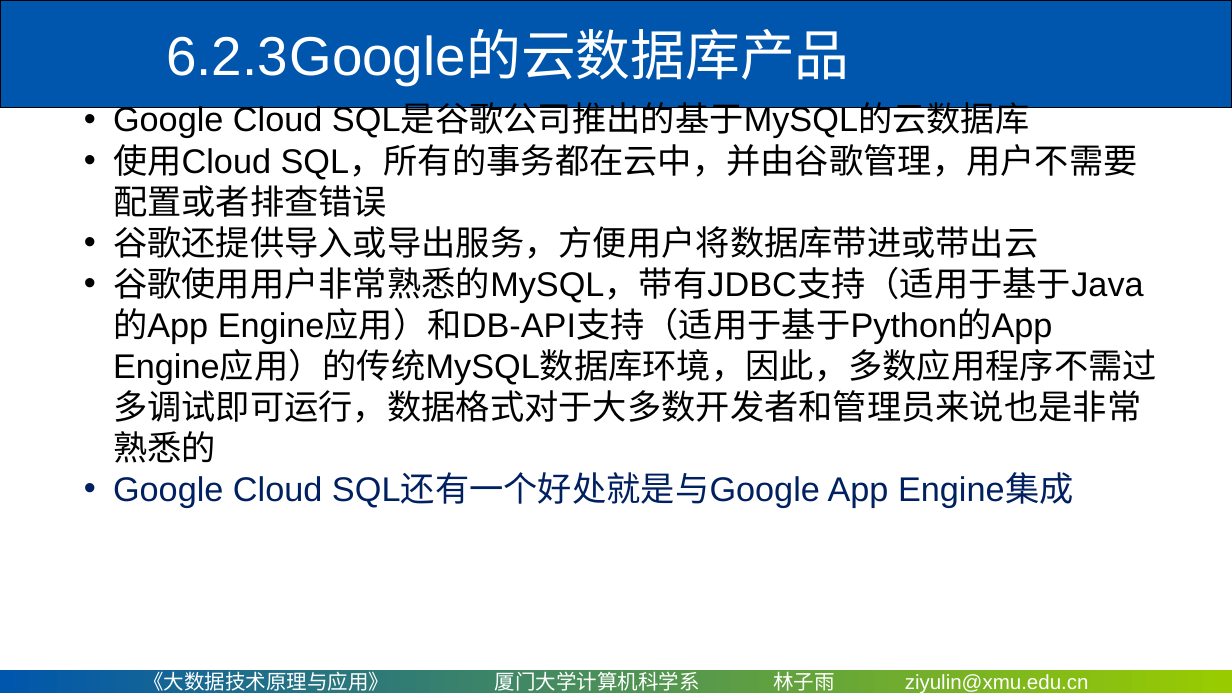
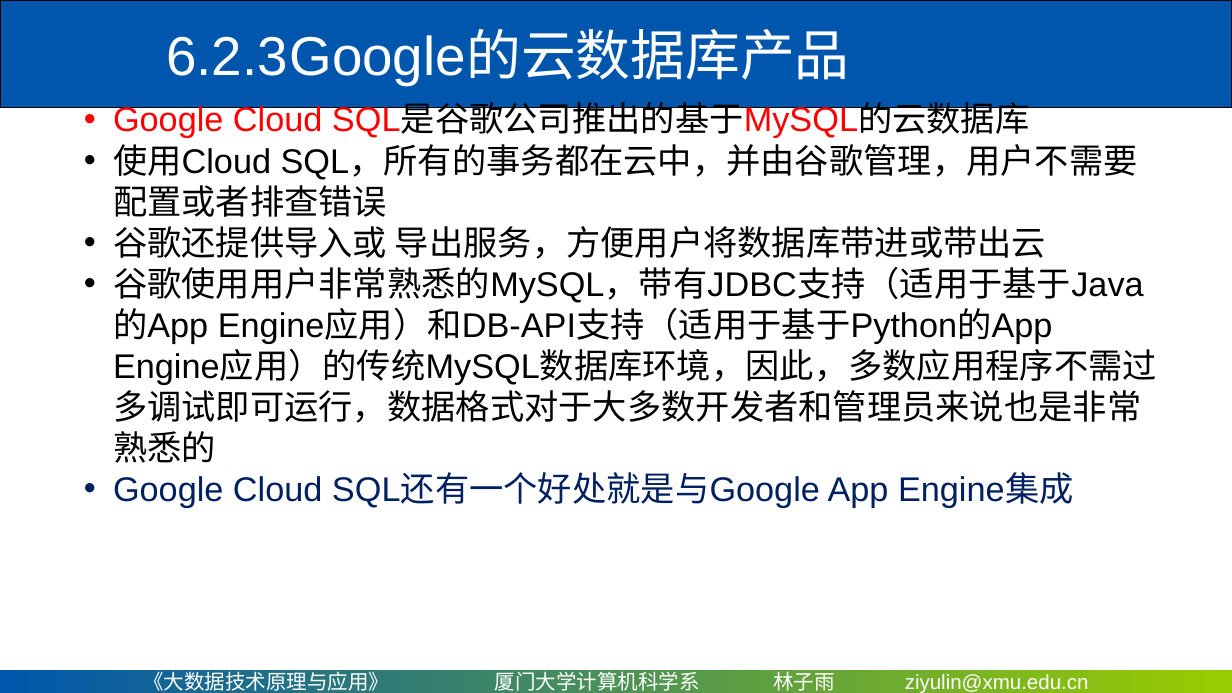
Before and after one commit to ly2010dd/courses_repo, a slide deck: slide 12 of PPT/Chapter6-厦门大学-林子雨-大数据技术原理与应用-第六章-云数据库（网易云课堂）.ppt. Drawn at 1232x693 pixels with LibreOffice and Linux fonts; fonts in the diff are those of the drawing; background and template pictures are left out. Boxes give left, top, right and bottom in pixels: in the first picture for what was removed or moved away, otherwise in the second. Text is boxed around its words. In the diff, an @@ line names an element or a change of style, - is before the commit and + after.

Commit message:
ppt modify

```diff
--- a/PPT/Chapter6-厦门大学-林子雨-大数据技术原理与应用-第六章-云数据库（网易云课堂）.ppt
+++ b/PPT/Chapter6-厦门大学-林子雨-大数据技术原理与应用-第六章-云数据库（网易云课堂）.ppt
@@ text at box(113, 104, 1030, 138): text colour #000000 to #FF0000 in "Google Cloud SQL是谷歌公司推出的基于MySQL的云数据库"; bullet colour #000000 to #FF0000 @@
@@ text at box(113, 226, 1046, 259): spaces changed @@
-• 谷歌还提供导入或导出服务，方便用户将数据库带进或带出云
+• 谷歌还提供导入或 导出服务，方便用户将数据库带进或带出云
```
Also in this commit, not shown: 6 other slides changed, 2 other files.
